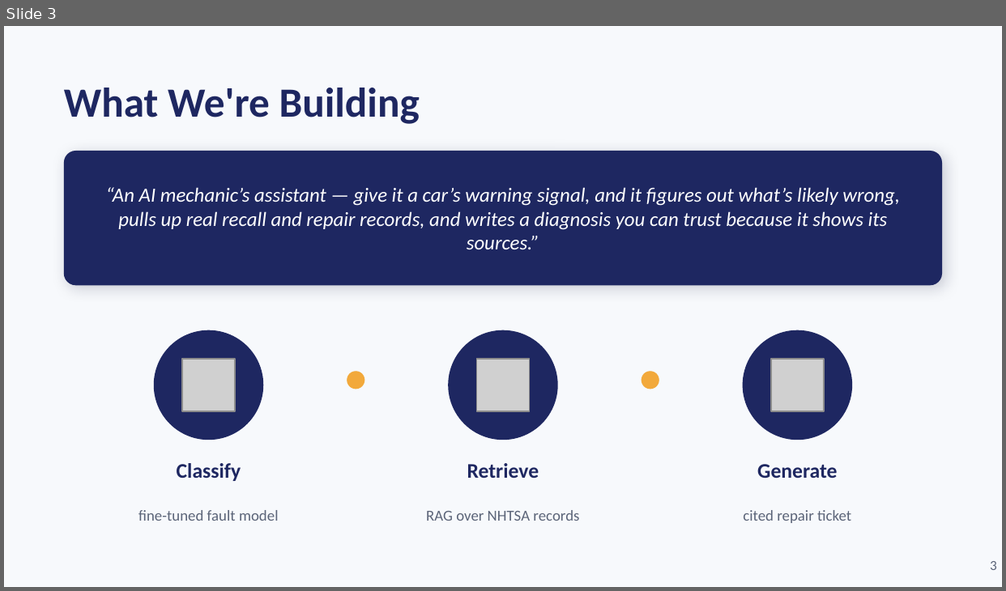
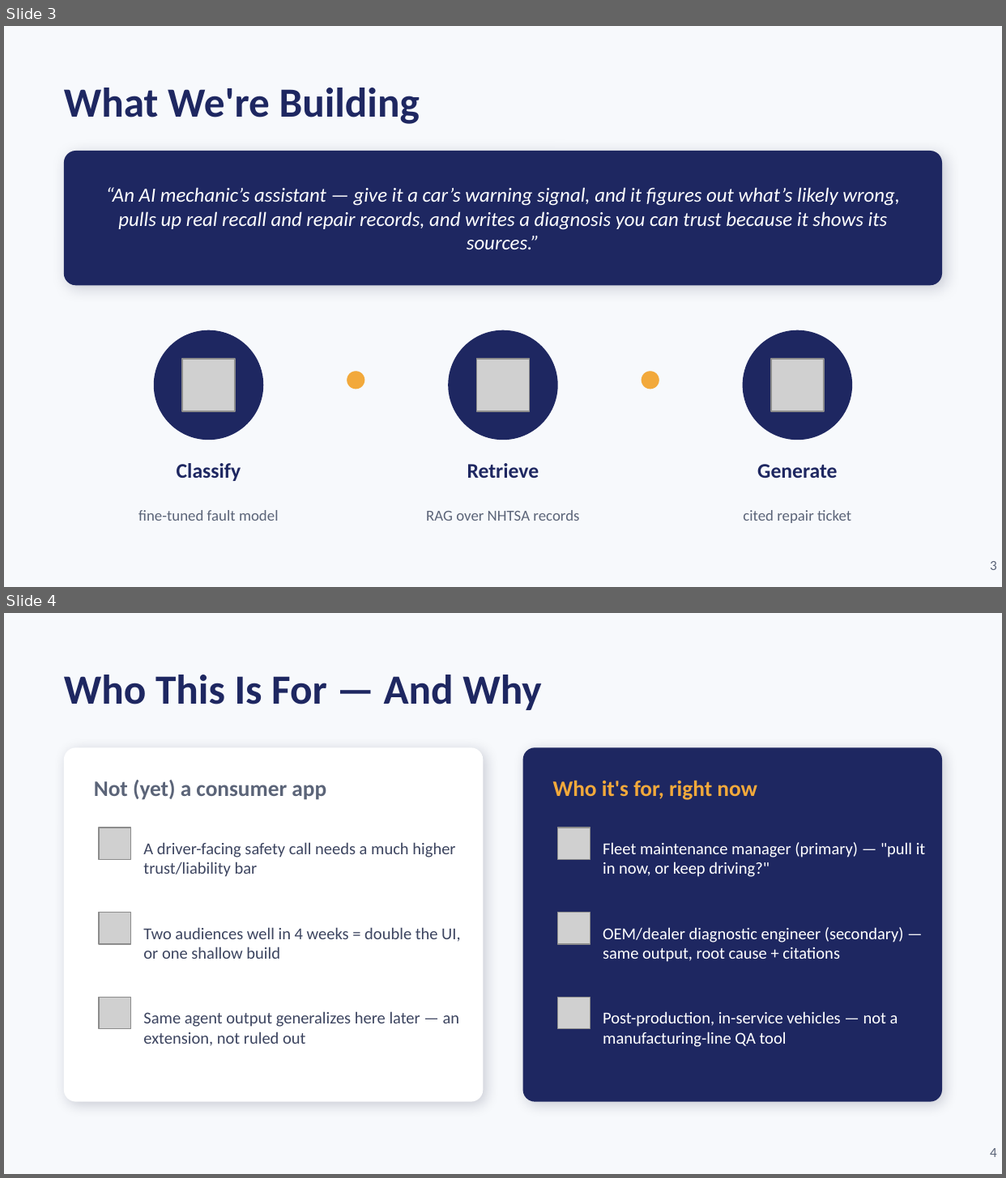
Before and after one commit to harshavardhanratnala-hvr/agentic-ai-vehicle-fault-diagnosis-and-repair-copilot, a slide deck: slides/Capstone_Pitch_Deck.pptx. Shown one above the other, each under a label of ours: slide 3 before the commit, slides 3 and 4 after it. The pictures are 1006x591 and 1006x1178 pixels, drawn with LibreOffice and Linux fonts; fonts in the diff are those of the drawing; grey boxes stand for pictures. Boxes give left, top, right and bottom in pixels: in the first picture for what was removed or moved away, otherwise in the second. Text is boxed around its words. In the diff, an @@ line names an element or a change of style, - is before the commit and + after.

```diff
--- a/slides/Capstone_Pitch_Deck.pptx
+++ b/slides/Capstone_Pitch_Deck.pptx
@@ slide 4 added at (4,613,1002,1174), background #F7F9FC @@
@@ text added at (64,675,541,710), 30 pt, text #1E2761, bold @@
+Who This Is For — And Why
@@ rounded rectangle added at (64,747,483,1102), fill #FFFFFF @@
@@ rounded rectangle added at (523,747,942,1102), fill #1E2761 @@
@@ text added at (94,780,326,800), 16 pt, text #5B6478, bold @@
+Not (yet) a consumer app
@@ text added at (553,781,757,800), 16 pt, text #F2A93B, bold @@
+Who it's for, right now
@@ picture added at (99,828,130,859) @@
@@ picture added at (558,828,590,859) @@
@@ text added at (143,842,455,877), 12 pt, text #3D4560 @@
+A driver-facing safety call needs a much higher trust/liability bar
@@ text added at (603,842,926,877), 12 pt, text #FFFFFF @@
+Fleet maintenance manager (primary) — "pull it in now, or keep driving?"
@@ picture added at (99,913,130,944) @@
@@ text added at (143,927,460,959), 12 pt, text #3D4560 @@
+Two audiences well in 4 weeks = double the UI, or one shallow build
@@ picture added at (558,913,590,944) @@
@@ text added at (603,927,904,962), 12 pt, text #FFFFFF @@
+OEM/dealer diagnostic engineer (secondary) — same output, root cause + citations
@@ picture added at (99,997,130,1029) @@
@@ picture added at (558,997,590,1029) @@
@@ text added at (143,1012,460,1046), 12 pt, text #3D4560 @@
+Same agent output generalizes here later — an extension, not ruled out
@@ text added at (603,1012,898,1047), 12 pt, text #FFFFFF @@
+Post-production, in-service vehicles — not a manufacturing-line QA tool
@@ text added at (990,1148,997,1157), 10 pt, text #5B6478 @@
+4
```
Also in this commit, not shown: 5 slides changed, 2 other slides added, 6 other files.
